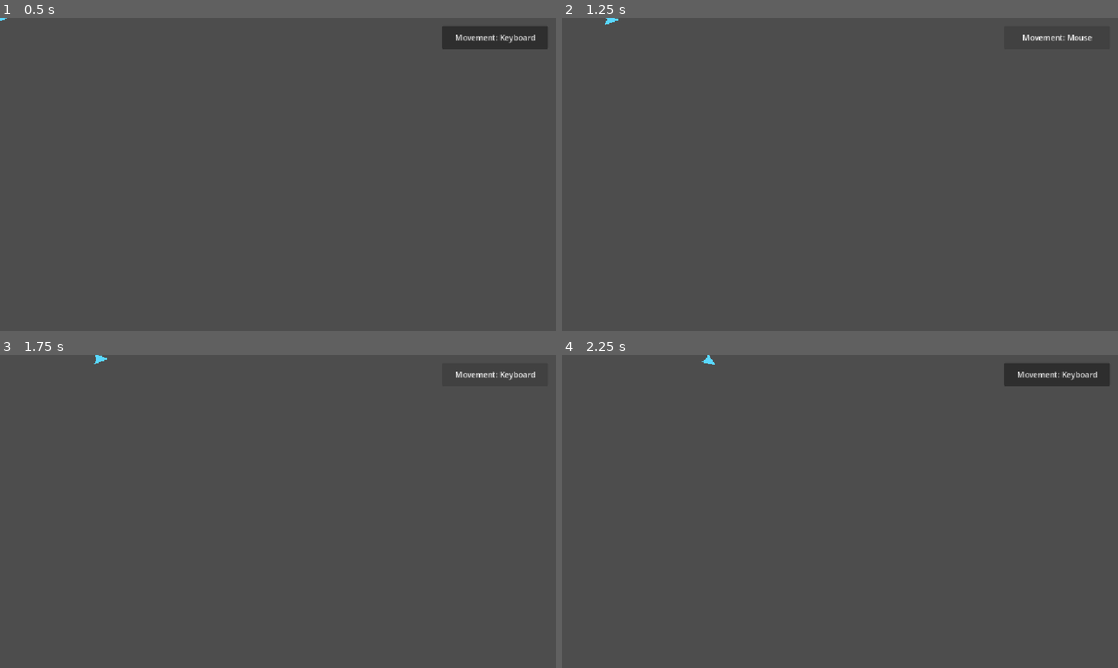
Above: before the commit, frames 1-4 (two rows, left to right).
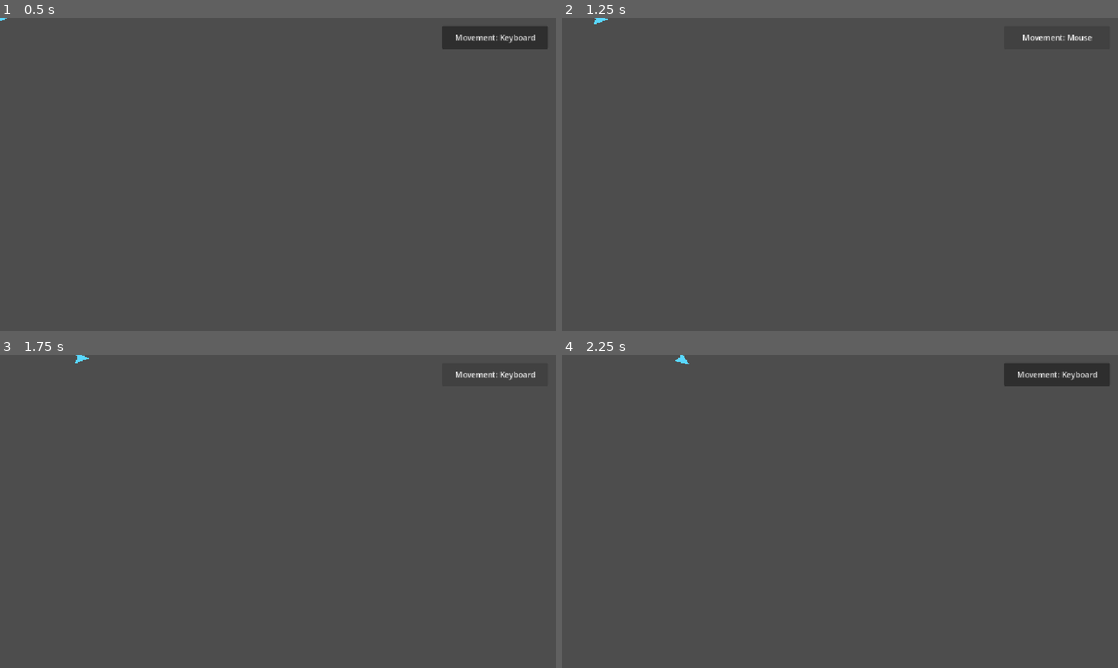
Above: after the commit, the same moments.

Repository: Bbran4/SpaceDelivery
Game: Godot game, scene res://scenes/player/player_ship.tscn
The game is run twice, just before and just after one commit, with the same random seed, the same clock (stepped at 60 frames per second) and the same inputs. The project has no main scene, so this scene is started directly.
Inputs (mouse positions are in pixels of both pictures, inside the frame that each line leads up to):
- Up to frame 1 (0.5 s): no input
- Up to frame 2 (1.25 s): click "Movement: Keyboard" at 0.5 s
- Up to frame 3 (1.75 s): click "Movement: Mouse" at 1.25 s
- Up to frame 4 (2.25 s): move the mouse to (962, 495) at 2.02 s; hold D (right) from 2.03 s (still down)

Frame 1 is identical in both runs. In frame 2, less than 0.1% of the frame differs, in the area x 5-11%, y 0-3%; in frame 3, less than 0.1%, in the area x 13-20%, y 0-3%; in frame 4, less than 0.1%.

Commit message:
Improve mouse turning and smooth approach braking

Diff:
--- a/scripts/player_controller.gd
+++ b/scripts/player_controller.gd
@@ -21,6 +21,9 @@
 
 @export_group("Mouse Movement")
 @export_range(0.0, 500.0, 1.0) var mouse_stop_distance: float = 70.0
+@export_range(1.0, 10.0, 0.1) var mouse_turn_rate_multiplier: float = 3.0
+## Approximate time for mouse steering to correct velocity toward the target.
+@export_range(0.1, 2.0, 0.05) var mouse_velocity_response_time: float = 0.4
 
 var movement_mode: MovementMode = MovementMode.KEYBOARD
 
@@ -58,22 +61,35 @@
 	var to_mouse: Vector2 = mouse_position - ship.global_position
 	var distance_to_mouse: float = to_mouse.length()
 	var movement_direction: Vector2 = Vector2.ZERO
-	var turn_input: float = ship.steer_toward_point(mouse_position)
+	var turn_input: float = 0.0
 
-	if distance_to_mouse > 0.0:
+	if not to_mouse.is_zero_approx():
+		var angle_difference: float = wrapf(to_mouse.angle() - ship.rotation, -PI, PI)
+		var effective_turn_rate: float = ship.turn_rate * mouse_turn_rate_multiplier
+		var full_turn_angle: float = deg_to_rad(maxf(effective_turn_rate, 1.0))
+		turn_input = clampf(angle_difference / full_turn_angle, -1.0, 1.0)
+
 		var direction_to_mouse: Vector2 = to_mouse / distance_to_mouse
-		var forward_speed_toward_mouse: float = ship.velocity.dot(direction_to_mouse)
-		var stopping_distance: float = 0.0
+		var distance_outside_stop_zone: float = maxf(distance_to_mouse - mouse_stop_distance, 0.0)
+		var desired_speed: float = ship.movement_speed
 
-		if ship.acceleration > 0.0 and forward_speed_toward_mouse > 0.0:
-			stopping_distance = (forward_speed_toward_mouse * forward_speed_toward_mouse) / (2.0 * ship.acceleration)
+		if ship.acceleration > 0.0:
+			# Use the braking-distance equation so desired speed falls as the
+			# ship approaches the cursor, rather than braking at the last moment.
+			desired_speed = minf(
+				ship.movement_speed,
+				sqrt(2.0 * ship.acceleration * distance_outside_stop_zone)
+			)
+		elif distance_outside_stop_zone <= 0.0:
+			desired_speed = 0.0
 
-		var should_brake: bool = distance_to_mouse <= mouse_stop_distance + stopping_distance and forward_speed_toward_mouse > 0.0
-		if should_brake:
-			if not ship.velocity.is_zero_approx():
-				movement_direction = -ship.velocity.normalized()
-		elif distance_to_mouse > mouse_stop_distance:
-			movement_direction = direction_to_mouse
+		var desired_velocity: Vector2 = direction_to_mouse * desired_speed
+		var velocity_error: Vector2 = desired_velocity - ship.velocity
+		var response_acceleration: float = maxf(
+			ship.acceleration * mouse_velocity_response_time,
+			1.0
+		)
+		movement_direction = (velocity_error / response_acceleration).limit_length(1.0)
 
 	ship.set_movement_input(movement_direction, turn_input)
 
